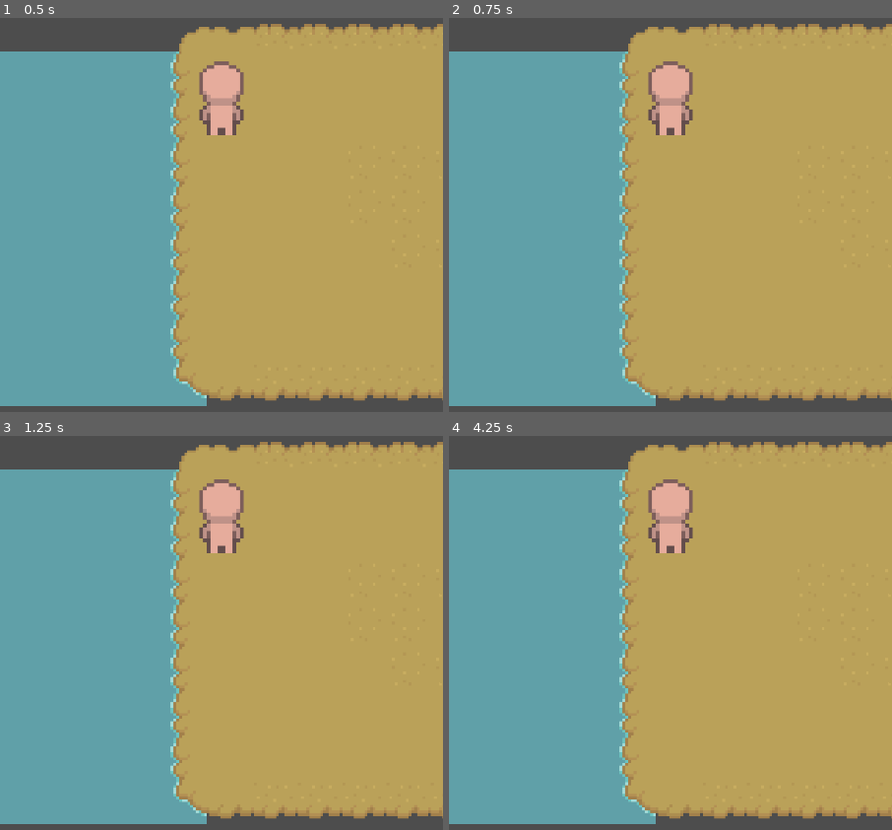
Above: before the commit, frames 1-4 (two rows, left to right).
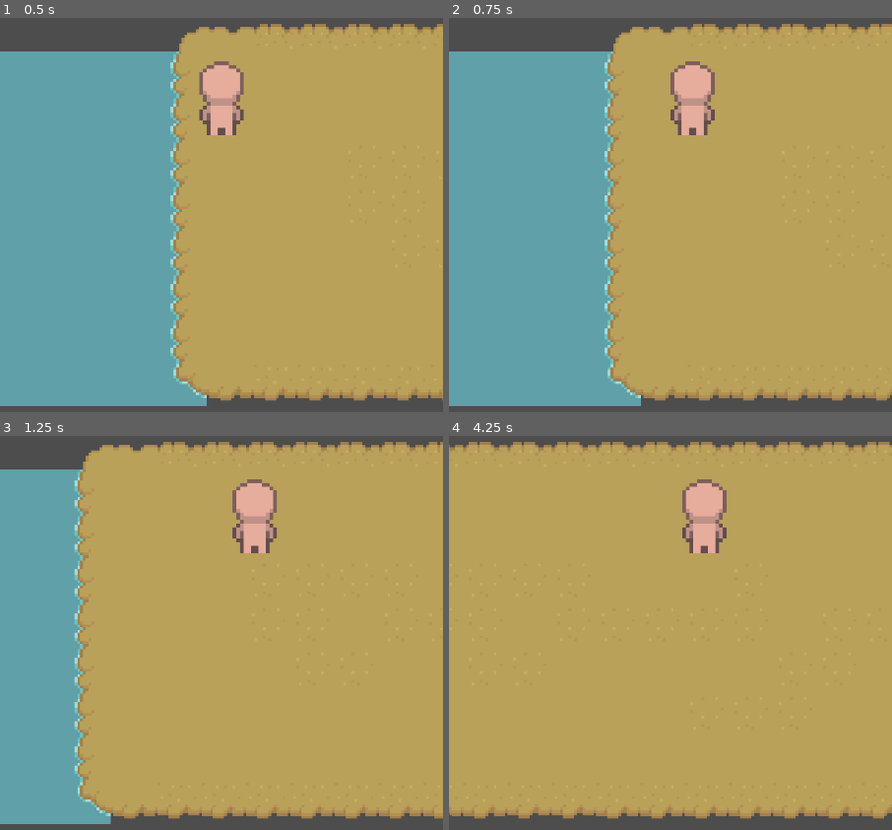
Above: after the commit, the same moments.

Repository: minotaa/rhode-island
Game: Godot game, scene res://scenes/game.tscn
Same seed, same stepped clock (60 frames per second), same inputs: the game is played once before the commit and once after it.
Inputs:
- Up to frame 1 (0.5 s): no input
- Up to frame 2 (0.75 s): tap Enter (ui_accept) at 0.5 s; hold Right (ui_right) from 0.53 s (still down)
- Up to frame 3 (1.25 s): keep holding Right (ui_right); tap Enter (ui_accept) at 0.77 s
- Up to frame 4 (4.25 s): tap Enter (ui_accept) at 1.52, 3.02, 3.77 s; release Right (ui_right) at 2.03 s; hold Left (ui_left) 2.03-2.78 s; hold Right (ui_right) from 2.78 s (still down)

Frame 1 is identical in both runs. In frame 2, 7.6% of the frame differs, in the area x 35-100%, y 1-99%; in frame 3, 26%; in frame 4, 43%, in the area x 0-100%, y 1-99%.

Commit message:
Also remember to save the scene

Diff:
--- a/project.godot
+++ b/project.godot
@@ -24,6 +24,25 @@
 window/stretch/aspect="expand"
 window/handheld/orientation=1
 
+[input]
+
+up={
+"deadzone": 0.5,
+"events": []
+}
+down={
+"deadzone": 0.5,
+"events": []
+}
+left={
+"deadzone": 0.5,
+"events": []
+}
+right={
+"deadzone": 0.5,
+"events": []
+}
+
 [rendering]
 
 renderer/rendering_method="mobile"
--- a/scenes/game.tscn
+++ b/scenes/game.tscn
@@ -1,6 +1,7 @@
-[gd_scene load_steps=40 format=3 uid="uid://crn3iyiryo5cr"]
+[gd_scene load_steps=41 format=3 uid="uid://crn3iyiryo5cr"]
 
 [ext_resource type="Texture2D" uid="uid://cnb4smo8mrprw" path="res://assets/tiles/tiles_all.png" id="1_0giq3"]
+[ext_resource type="Script" path="res://scripts/Player.gd" id="2_4f7fo"]
 [ext_resource type="Texture2D" uid="uid://bcu7h7fi3chfg" path="res://assets/walking sprites/char1_walk.png" id="2_kwh8b"]
 
 [sub_resource type="TileSetAtlasSource" id="TileSetAtlasSource_lkd7j"]
@@ -830,6 +831,7 @@
 [node name="Player" type="CharacterBody2D" parent="."]
 position = Vector2(96, 1120)
 scale = Vector2(2, 2)
+script = ExtResource("2_4f7fo")
 
 [node name="Body" type="AnimatedSprite2D" parent="Player"]
 texture_filter = 1
@@ -842,3 +844,4 @@
 shape = SubResource("RectangleShape2D_mhbvl")
 
 [node name="Camera2D" type="Camera2D" parent="Player"]
+position_smoothing_enabled = true
--- a/scripts/Player.gd
+++ b/scripts/Player.gd
@@ -1,17 +1,9 @@
 extends CharacterBody2D
-
 
 const SPEED = 300.0
 const JUMP_VELOCITY = -400.0
 
-# Get the gravity from the project settings to be synced with RigidBody nodes.
-var gravity = ProjectSettings.get_setting("physics/2d/default_gravity")
-
-
 func _physics_process(delta):
-	# Add the gravity.
-	if not is_on_floor():
-		velocity.y += gravity * delta
 
 	# Handle jump.
 	if Input.is_action_just_pressed("ui_accept") and is_on_floor():
